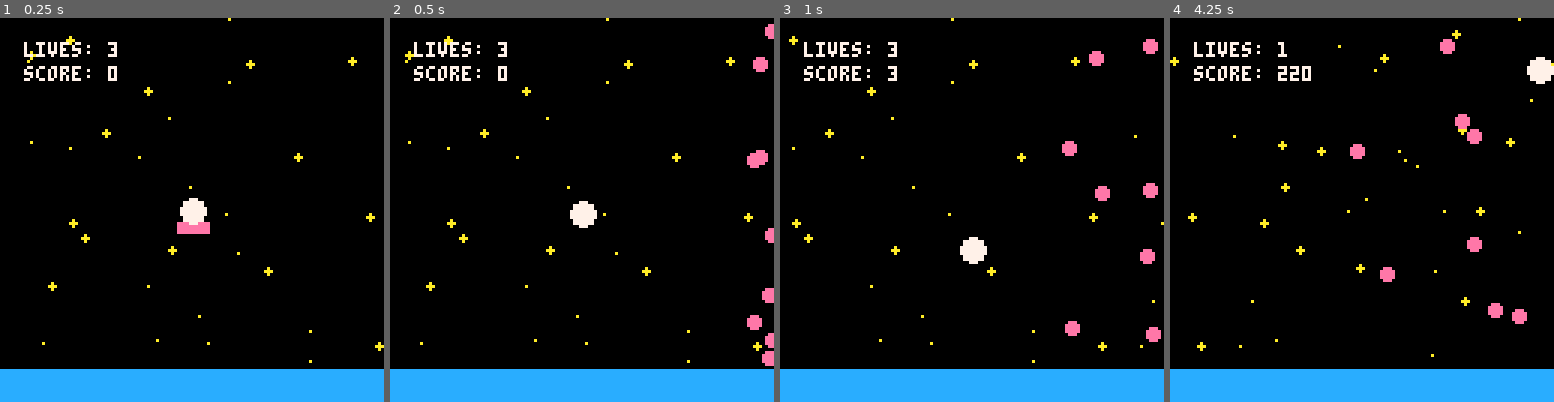
Above: before the commit, frames 1-4 (left to right).
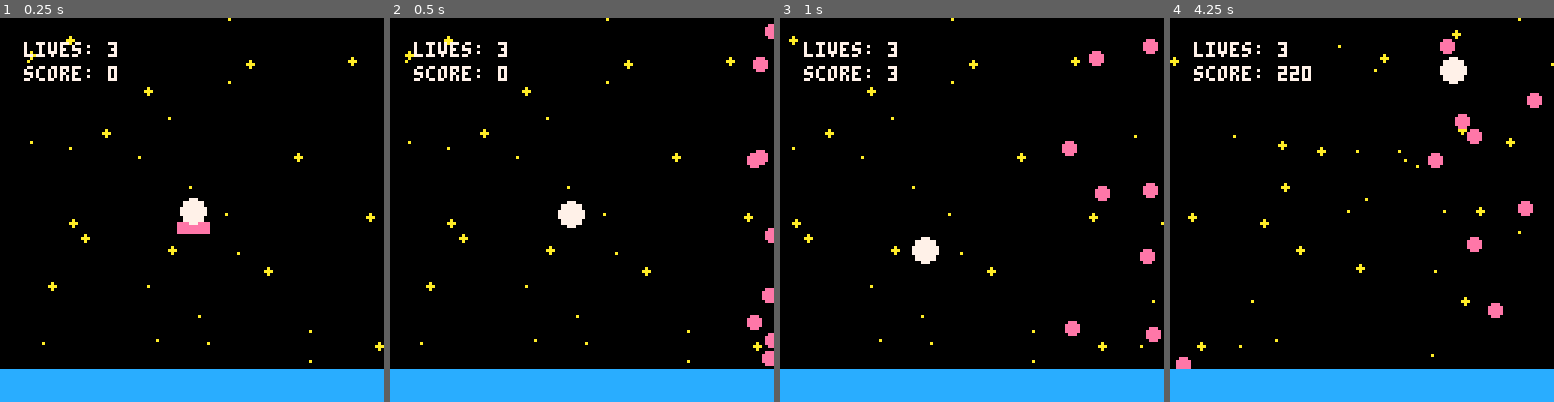
Above: after the commit, the same moments.

Repository: jmross/pico8-balloon-journey
Game: PICO-8 cartridge trip.p8
Two runs of this game, one before a commit and one after it. Both use one fixed random seed, a clock stepped at 60 frames per second and the inputs below.
Inputs:
- Up to frame 1 (0.25 s): no input
- Up to frame 2 (0.5 s): tap X (X key) at 0.33 s
- Up to frame 3 (1 s): tap O (Z key) at 0.7 s
- Up to frame 4 (4.25 s): tap X (X key) at 1.07, 1.85, 2.97, 4.08 s; hold Right 1.6-2.1 s; tap O (Z key) every 0.4 s from 1.7 to 4.1 s; hold Up 2.15-2.42 s; hold Right 2.47-3.03 s; hold Left 3.08-3.58 s; hold Down 3.63-3.97 s; hold Right from 4.02 s (still down)

Frame 1 is identical in both runs. In frame 2, 0.4% of the frame differs, in the area x 43-54%, y 47-55%; in frame 3, 0.7%; in frame 4, 1.7%, in the area x 1-100%, y 6-92%.

Commit message:
Set player initial speed to scroll speed

Diff:
--- a/trip.lua
+++ b/trip.lua
@@ -18,7 +18,7 @@
   size = 4,
   x = 64,
   y = 64,
-  dx = 0,
+  dx = scroll_speed,
   dy = 0,
   ddx = 0,
   ddy = 0,
